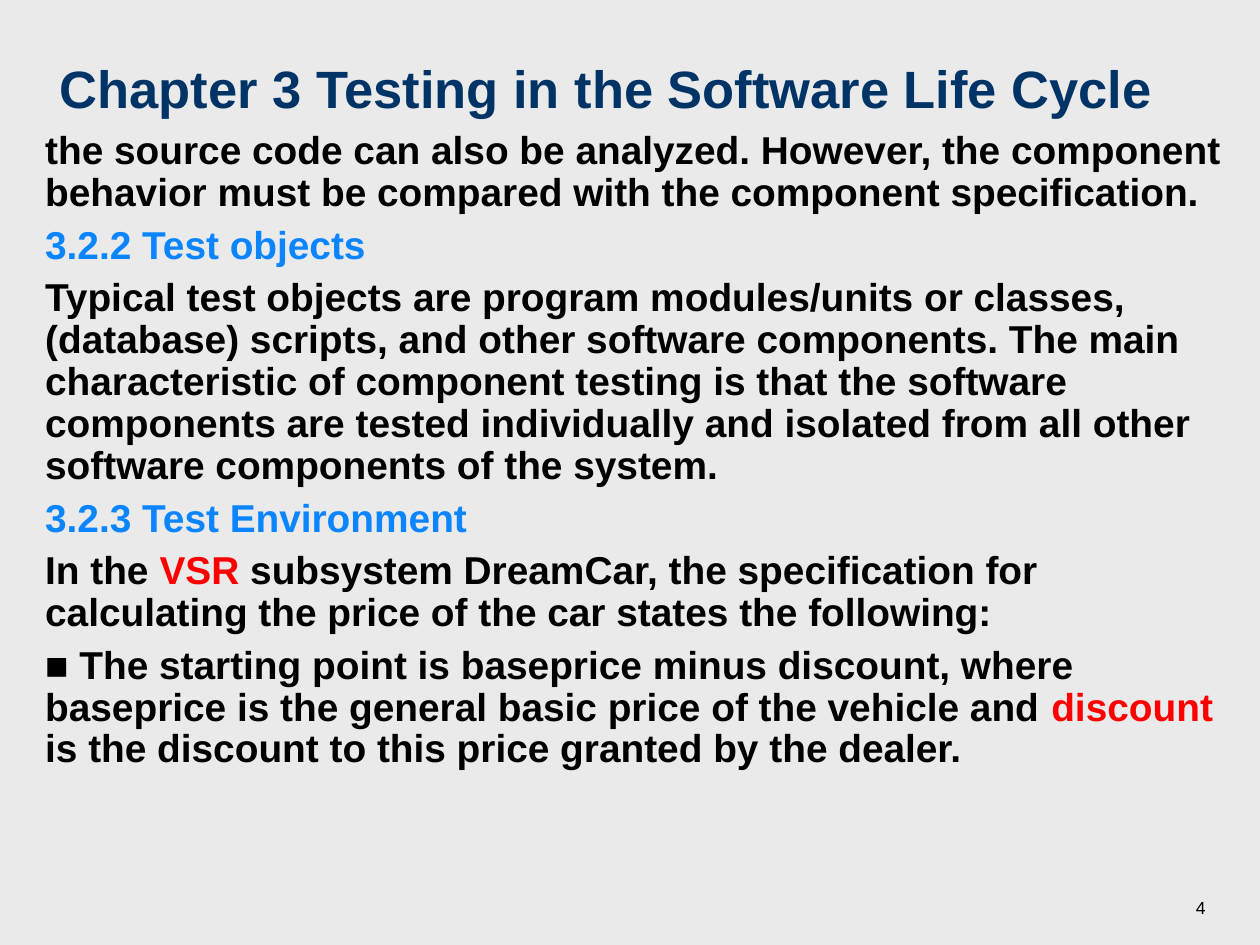
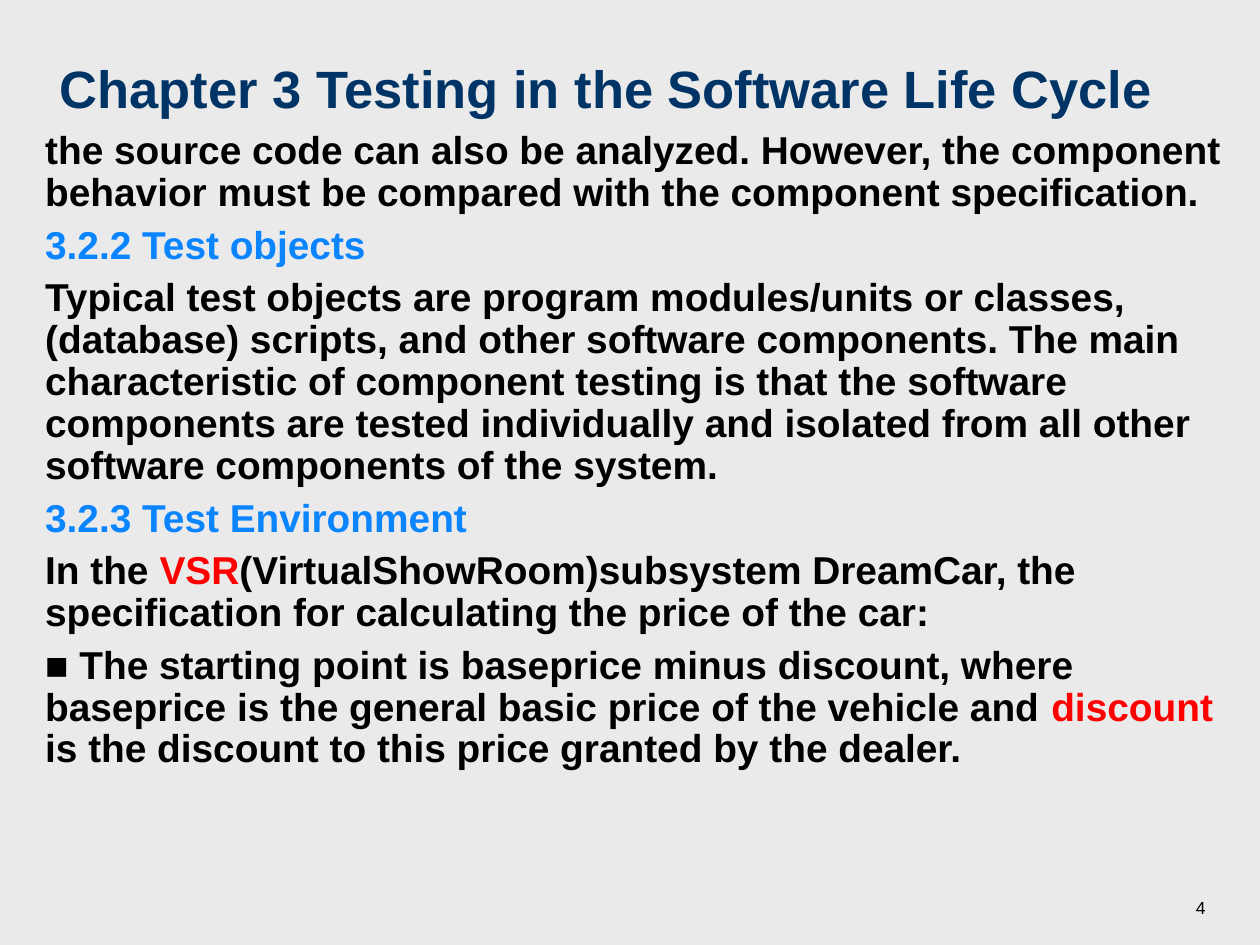
Before and after one commit to wu-hao-ze/All-assignments-and-projects-for-software-engineering-courses-at-Tongji-University, a slide deck: slide 4 of 软件测试/课件/Chapter 3 Testing in the Software Life Cycle.ppt. Drawn at 1260x945 pixels with LibreOffice and Linux fonts; fonts in the diff are those of the drawing. Boxes give left, top, right and bottom in pixels: in the first picture for what was removed or moved away, otherwise in the second. Text is boxed around its words. In the diff, an @@ line names an element or a change of style, - is before the commit and + after.

```diff
--- a/软件测试/课件/Chapter 3 Testing in the Software Life Cycle.ppt
+++ b/软件测试/课件/Chapter 3 Testing in the Software Life Cycle.ppt
@@ text at (45, 556, 1075, 633): text changed @@
-In the VSR subsystem DreamCar, the specification for calculating the price of the car states the following:
+In the VSR(VirtualShowRoom)subsystem DreamCar, the specification for calculating the price of the car:
```
Also in this commit, not shown: 4 other slides changed, 27 other files.
